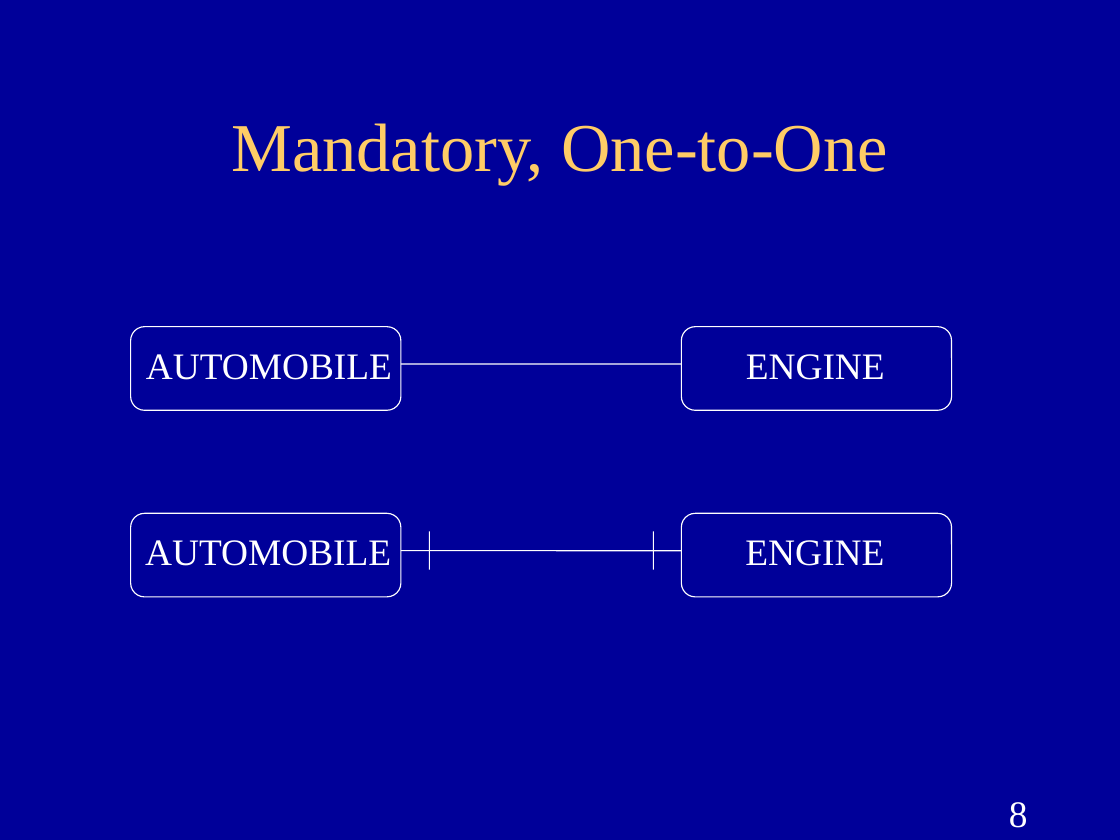
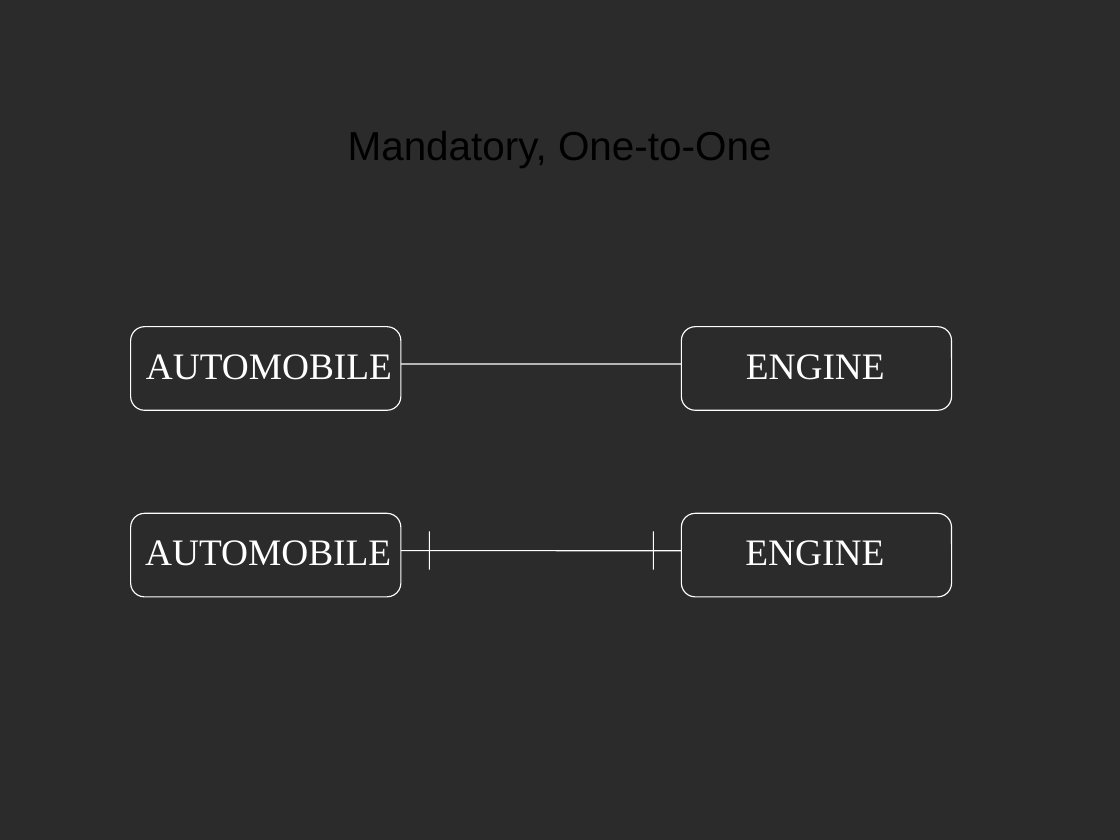
Before and after one commit to pkisambira/environment, a slide deck: slide 9 of ER-Diagram.ppt (slide 8 before the commit). Drawn at 1120x840 pixels with LibreOffice and Linux fonts; fonts in the diff are those of the drawing; background and template pictures are left out; a plain dark background stands for a picture behind light text. Boxes give left, top, right and bottom in pixels: in the first picture for what was removed or moved away, otherwise in the second. Text is boxed around its words. In the diff, an @@ line names an element or a change of style, - is before the commit and + after.

```diff
--- a/ER-Diagram.ppt
+++ b/ER-Diagram.ppt
@@ background #000099 to picture (left out) @@
@@ title "Mandatory, One-to-One" at <box>348,131,771,168</box>: size 44 to 26 pt, font Times New Roman to Arial, text colour #FFCC66 to #000000 @@
@@ page number removed at <box>1009,802,1028,828</box> @@
-8
```
Also in this commit, not shown: 11 other slides changed, 1 slide added.
